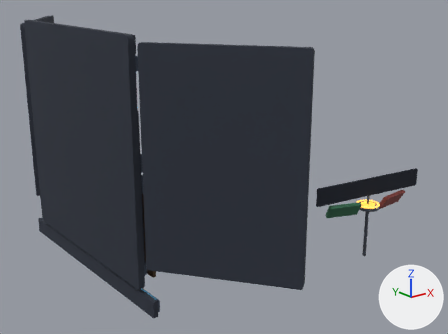
A saved change to the glTF model mission-control/mc_assembly.glb.
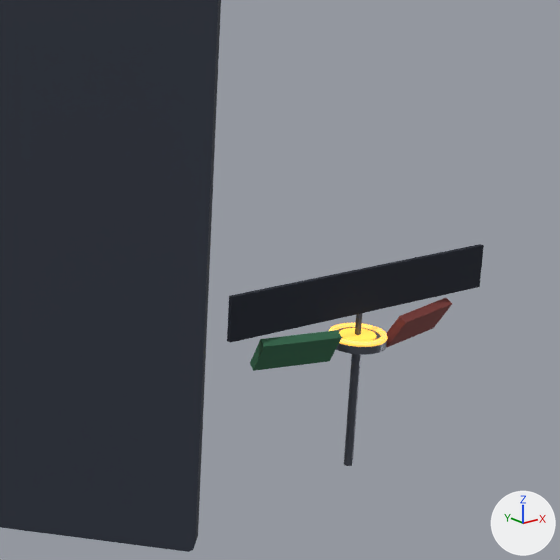
Each version is shown from a 50 mm camera at (11.48, -3.38, -196.06) aimed at (13.94, -0.3, -197.29), then close up on the part from 51% to 100% of the width and 21% to 88% of the height. The axes (+X, +Y, +Z) are drawn at lower right. The lights are the same throughout. The last two pictures show the newer version. Where no turn or scale is listed for an object, it has been applied to the vertices. Vertices at exactly the same position are counted once.

In view in the first close-up: 'BtnPuckApprove', 'BtnPuckDeny', 'McLeftFrame', 'Puck', 'PuckNeed'.
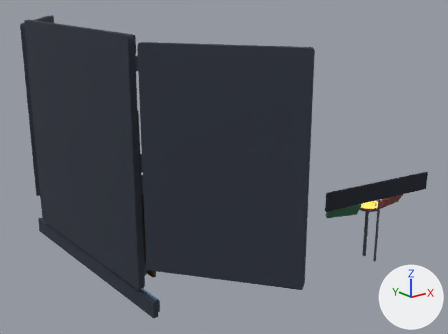
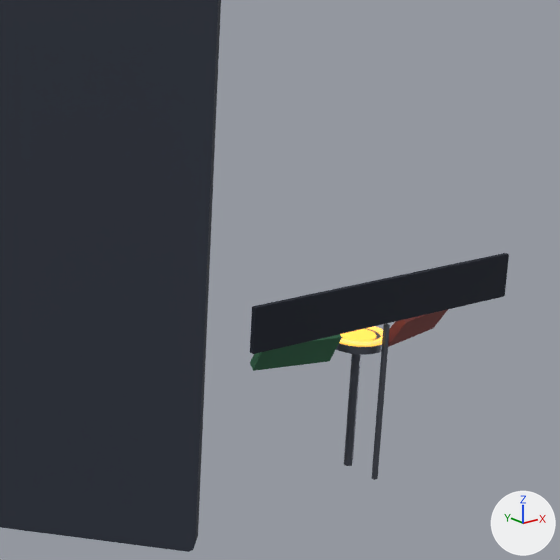
The change, as JSON lines over the scene's bpy script:
```json
{"block": "me_puckneedmesh", "where": "# used by ob_puckneed; location = (14.65, -0.95, -197.54)"}
{"op": "remove", "block": "me_puckneedmesh", "code": "me_puckneedmesh.from_pydata(...)  # 512 vertices, 1012 faces; spans x -0.426..0.426, y -0.077..0.077, z 0.004..0.195"}
{"op": "add", "block": "me_puckneedmesh", "code": "me_puckneedmesh.from_pydata(...)  # 512 vertices, 1012 faces; spans x -0.44..0.412, y -0.162..0.077, z -0.36..0.195"}
{"block": "me_puckneedmesh", "change": "me_puckneedmesh part 1: the loose piece of 56 vertices spanning x -0.426..0.426, y -0.073..0.073, z 0.075..0.195 is moved by (-0.014, -0.089, 0.0)"}
{"block": "me_puckneedmesh", "change": "me_puckneedmesh part 2: the loose piece of 8 vertices spanning x -0.007..0.007, y -0.006..0.006, z 0.006..0.081 is scaled about its middle by (1, 1, 5.8), then moved by (-0.016, -0.101, -0.186)"}
```

Boxes (x1, y1, x2, y2) around the edits, measured in the close-ups (560 x 560 px; the box of a moved part takes in the faces that stretch with it):
```json
{"object": "PuckNeed", "change": "reshaped", "before": [227, 244, 484, 347], "after": [250, 253, 509, 480], "on screen": "119% taller"}
{"part": 1, "of": "me_puckneedmesh", "change": "moved or reshaped", "before": [227, 244, 484, 342], "after": [250, 253, 509, 354]}
{"part": 2, "of": "me_puckneedmesh", "change": "moved or reshaped", "before": [355, 313, 362, 335], "after": [372, 324, 390, 480], "on screen": "mostly hidden before"}
```
